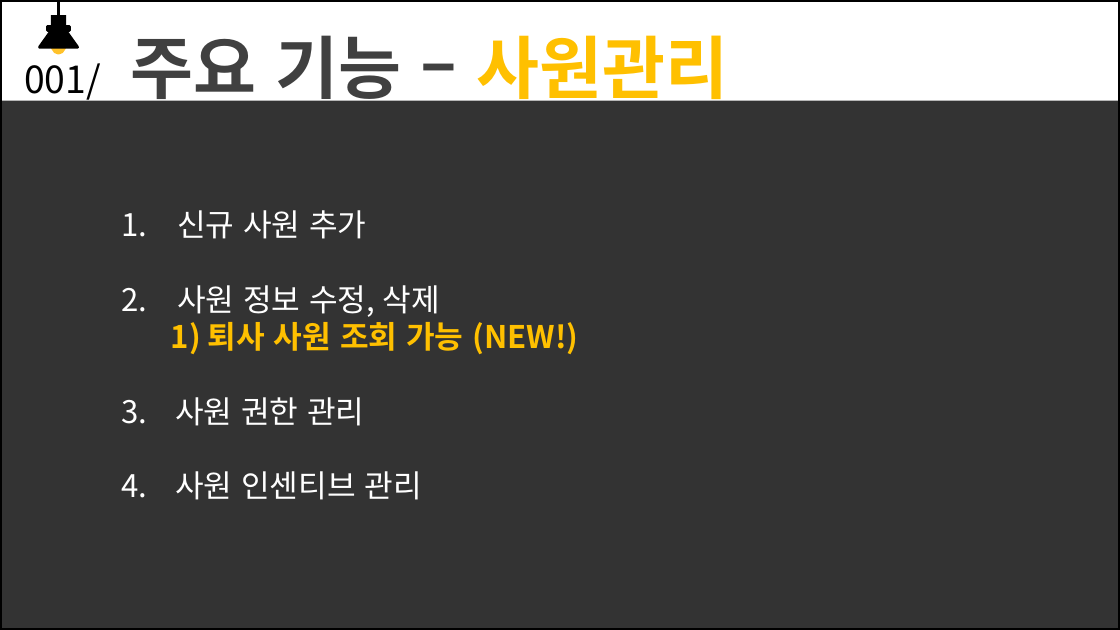
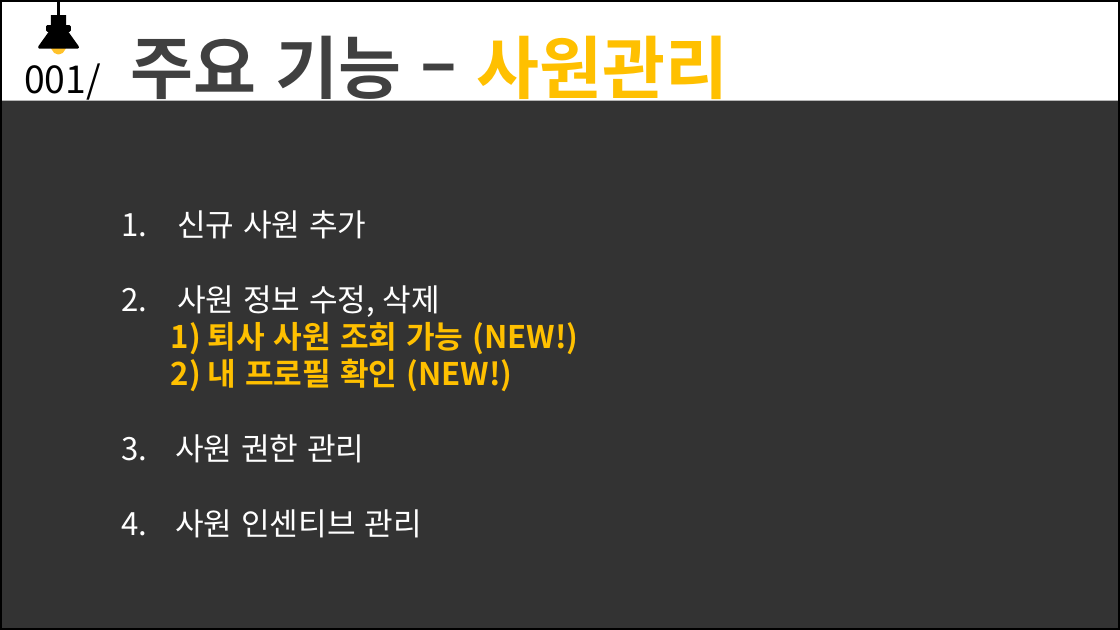
Before and after one commit to jyh0131/YN_bank, a slide deck: slide 4 of WebContent/file/JSP 프레젠테이션.pptx. Drawn at 1120x630 pixels with LibreOffice and Linux fonts; fonts in the diff are those of the drawing; background and template pictures are left out. Boxes give left, top, right and bottom in pixels: in the first picture for what was removed or moved away, otherwise in the second. Text is boxed around its words. In the diff, an @@ line names an element or a change of style, - is before the commit and + after.

```diff
--- a/WebContent/file/JSP 프레젠테이션.pptx
+++ b/WebContent/file/JSP 프레젠테이션.pptx
@@ text at [171, 358, 512, 391]: paragraph added @@
+2) 내 프로필 확인 (NEW!)
```
Also in this commit, not shown: 4 other slides changed, 2 other files.
